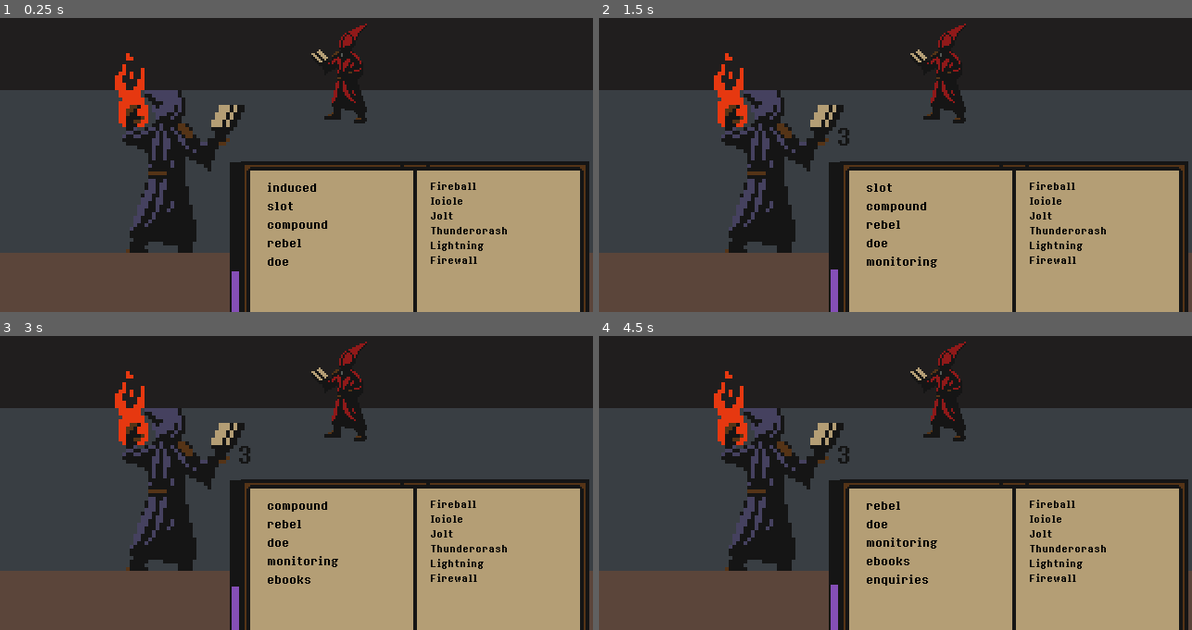
Above: before the commit, frames 1-4 (two rows, left to right).
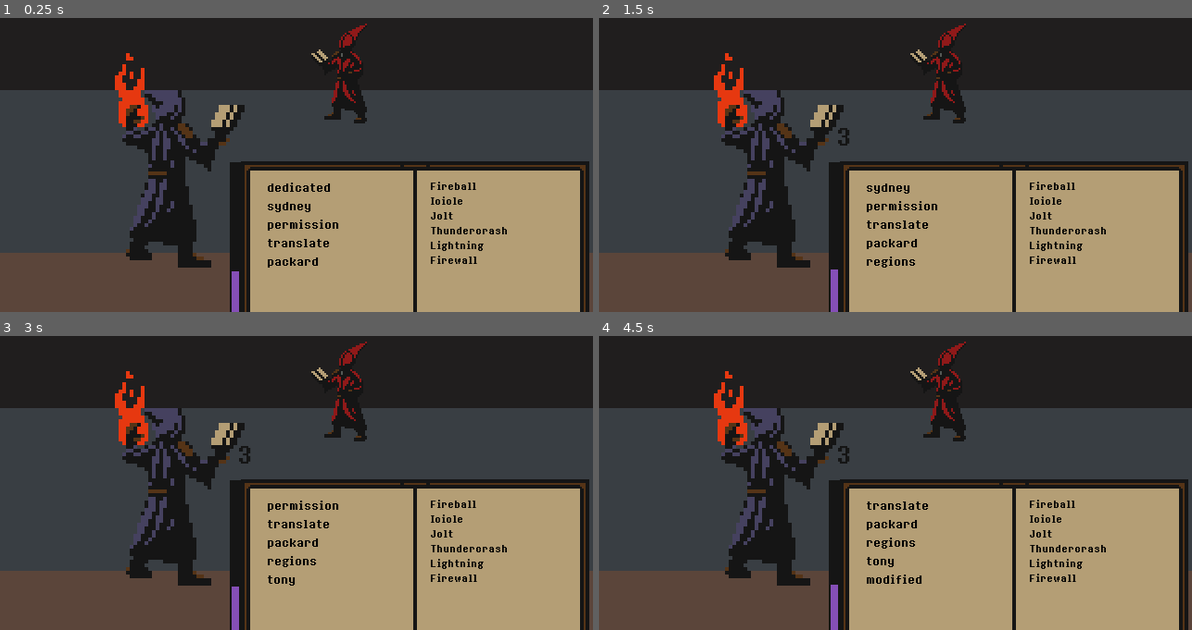
Above: after the commit, the same moments.

Repository: BGuerrero825/Spell
Game: Godot game, scene res://Battle.tscn
Two runs of this game, one before a commit and one after it. Both use one fixed random seed, a clock stepped at 60 frames per second and the inputs below.
Inputs:
- Up to frame 1 (0.25 s): no input
- Up to frame 2 (1.5 s): tap Enter at 0.5 s; tap 3 (key_3) at 0.6, 1.35 s; tap Space at 1.25 s
- Up to frame 3 (3 s): tap Enter at 2 s; tap 3 (key_3) at 2.1, 2.85 s; tap Space at 2.75 s
- Up to frame 4 (4.5 s): tap Enter at 3.5 s; tap 3 (key_3) at 3.6, 4.35 s; tap Space at 4.25 s

The runs differ from the first frame. In frame 1, 0.9% of the frame differs, in the area x 21-58%, y 55-85%; in frame 2, 0.9%; in frame 3, 0.9%; in frame 4, 0.9%, in the area x 21-58%, y 56-85%.

Commit message:
new fireball spell

Diff:
--- a/Battle.tscn
+++ b/Battle.tscn
@@ -2,7 +2,7 @@
 
 [ext_resource path="res://objects/Enemy.tscn" type="PackedScene" id=1]
 [ext_resource path="res://objects/Wizard.tscn" type="PackedScene" id=2]
-[ext_resource path="res://ActiveText.gd" type="Script" id=3]
+[ext_resource path="res://code/ActiveText.gd" type="Script" id=3]
 [ext_resource path="res://code/Test.gd" type="Script" id=4]
 [ext_resource path="res://theme/Simple24.tres" type="DynamicFont" id=5]
 [ext_resource path="res://code/Tome.tscn" type="PackedScene" id=6]
@@ -31,17 +31,15 @@
 visible = false
 position = Vector2( 32, 68 )
 scale = Vector2( 1.7, 1.7 )
-
-[node name="Sprites" parent="Wizard2" index="0"]
-frame = 4
+script = null
 
 [node name="Wizard" parent="." instance=ExtResource( 2 )]
 position = Vector2( 96, 100 )
 scale = Vector2( 2, 2 )
+z_index = 1
 
 [node name="Sprites" parent="Wizard" index="0"]
 position = Vector2( 0, -2 )
-frame = 4
 
 [node name="Wood" type="ColorRect" parent="."]
 margin_top = 148.0
--- a/ActiveText.gd
+++ b/code/ActiveText.gd
@@ -8,7 +8,7 @@
 
 func _ready():
 	OS.set_ime_active(true)
-	file.open("res://test_list.txt", file.READ)
+	file.open("res://word_list.txt", file.READ)
 	while not file.eof_reached():
 		word_array.append(file.get_line())
 	var content = file.get_as_text()
@@ -17,7 +17,6 @@
 func _unhandled_input(event: InputEvent) -> void:
 	#if event is a key pres and if still pressed and not a repeat (held)
 	if event is InputEventKey and event.is_pressed() and not event.is_echo():
-		print(event.scancode, "   ", event.unicode)
 		# save as a string
 		var key_typed = PoolByteArray([event.unicode]).get_string_from_utf8()
 		# if space entered, check powerup list
--- a/code/characterController.gd
+++ b/code/characterController.gd
@@ -2,6 +2,7 @@
 
 var spell_power
 const ICICLE = preload("res://objects/Icicle.tscn")
+const FIREBALL = preload("res://objects/Fireball.tscn")
 const ENEMY = preload("res://objects/Enemy.tscn")
 
 # Called when the node enters the scene tree for the first time.
@@ -26,3 +27,9 @@
 		get_parent().add_child(icicle)
 		icicle.position = self.position + Vector2(0, -15)
 		spell_power -= 5
+	if spell == "fireball":
+		var fireball = FIREBALL.instance()
+		fireball.init($hand_pos.get_global_transform().get_origin(), get_parent().get_node("Enemy").get_global_transform().get_origin())
+		get_parent().add_child(fireball)
+		fireball.position = $hand_pos.get_global_transform().get_origin()
+		spell_power -= 10
--- /dev/null
+++ b/code/fireball.gd
@@ -0,0 +1,23 @@
+extends Node2D
+
+var deltax
+var deltay
+var speed := 1.5
+
+func init(origin, target):
+	$target.position = target - origin
+
+# Called when the node enters the scene tree for the first time.
+func _ready():
+	z_index = 1
+	$fireball.position = $origin.position
+	deltax = abs($target.position.x - $origin.position.x)
+	deltay = abs($target.position.y - $origin.position.y)
+
+# Called every frame. 'delta' is the elapsed time since the previous frame.
+func _process(delta):
+	$fireball.scale -= Vector2(0.01, 0.01)
+	$fireball.position.x = move_toward($fireball.position.x, $target.position.x, deltax * speed * delta)
+	$fireball.position.y = move_toward($fireball.position.y, $target.position.y, deltay * speed * delta)
+	if $fireball.position == $target.position:
+		queue_free()
--- /dev/null
+++ b/objects/Fireball.tscn
@@ -0,0 +1,16 @@
+[gd_scene load_steps=3 format=2]
+
+[ext_resource path="res://sprites/Fireball.png" type="Texture" id=1]
+[ext_resource path="res://code/fireball.gd" type="Script" id=2]
+
+[node name="Base" type="Node2D"]
+script = ExtResource( 2 )
+
+[node name="origin" type="Position2D" parent="."]
+
+[node name="target" type="Position2D" parent="."]
+position = Vector2( 96, -56 )
+
+[node name="fireball" type="Sprite" parent="."]
+z_index = -1
+texture = ExtResource( 1 )
--- a/objects/Wizard.tscn
+++ b/objects/Wizard.tscn
@@ -14,9 +14,12 @@
 texture = ExtResource( 1 )
 vframes = 4
 hframes = 4
-frame = 2
+frame = 4
 
 [node name="Area2D" type="Area2D" parent="."]
 
 [node name="CollisionShape2D" type="CollisionShape2D" parent="Area2D"]
 shape = SubResource( 1 )
+
+[node name="hand_pos" type="Position2D" parent="."]
+position = Vector2( -11, -12 )
Binary file changed: sprites/Wizards.ase
Not shown, removed: test_list.txt
Not shown, changed: word_list.txt
